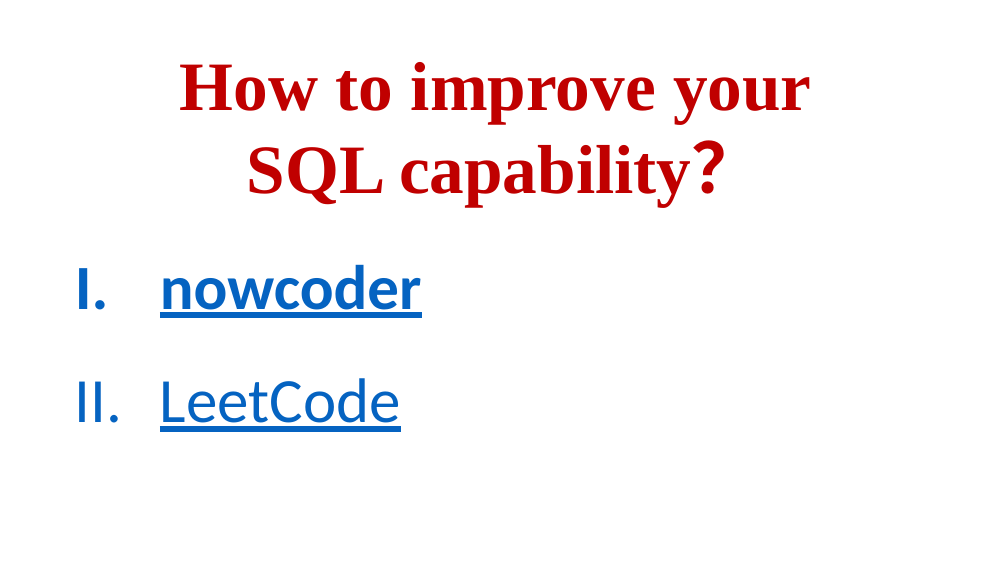
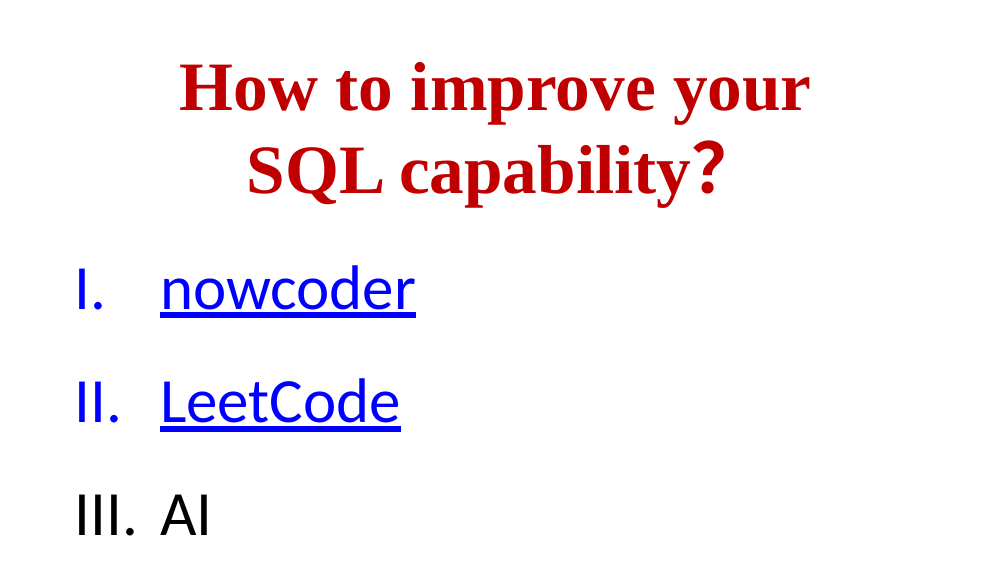
Before and after one commit to gongghao/database-labs, a slide deck: slide 20 of content/projects/project2/materials/Project_2_release.pptx. Drawn at 1008x567 pixels with LibreOffice and Linux fonts; fonts in the diff are those of the drawing. Boxes give left, top, right and bottom in pixels: in the first picture for what was removed or moved away, otherwise in the second. Text is boxed around its words. In the diff, an @@ line names an element or a change of style, - is before the commit and + after.

```diff
--- a/content/projects/project2/materials/Project_2_release.pptx
+++ b/content/projects/project2/materials/Project_2_release.pptx
@@ text at (x1=160, y1=265, x2=416, y2=432): text colour #0563C1 to #0000FF in "nowcoder", "LeetCode"; bold off in "nowcoder" @@
@@ text at (x1=160, y1=494, x2=212, y2=535): paragraph added @@
+III. AI
```
Also in this commit, not shown: 19 other slides changed, 3 other files.
